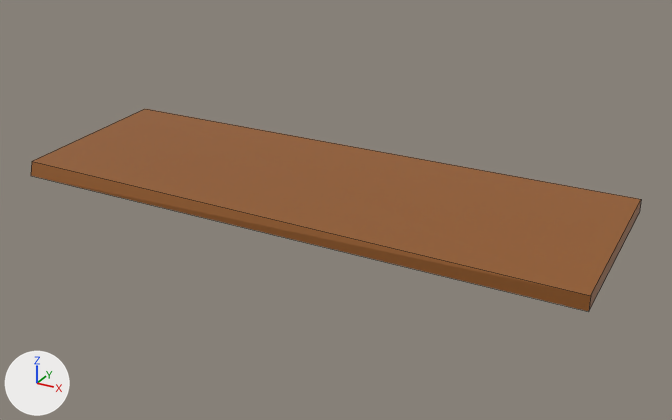
Before and after pictures for a commit that changed the Blender file GI GameJam 2019 copy/Assets/Models/plank.blend.
Both versions are drawn from a 50 mm camera at (11.86, -20.52, 9.7) aimed at (0.56, 0.02, -0.57). The lights are fixed; the arrows at lower left show +X, +Y and +Z. Mesh edges are drawn as thin lines.

The scene before the commit, as lines of its bpy script (objects in view):
```python
me_cube_001 = bpy.data.meshes.new('Cube.001')
me_cube_001.from_pydata(...)  # 8 vertices, 6 faces; spans x -1.01..1.01, y -1.02..1.02, z -1.66..1.66
me_cube_001.materials.append(mat_material_001)  # brown #945a27
# before: 0 (-0.99, -0.98, -0.7) at pixel (31, 161), 1 (-0.99, -1.02, 1.35) at pixel (30, 175), 2 (-1.01, 1.02, -1.35) at pixel (144, 108), 3 (-1.01, 0.98, 0.7), 4 (1.01, -1.0, -0.33) at pixel (590, 295)
# before: 5 (1.01, -0.99, 1.66) at pixel (588, 311), 6 (0.99, 0.99, -1.66) at pixel (641, 199), 7 (0.99, 1.0, 0.33) at pixel (639, 213)
ob_cube = bpy.data.objects.new('Cube', me_cube_001)
ob_cube.location = (0.0, 0.0, 0.0)
ob_cube.scale = (8.14, 2.61, -0.199)
```
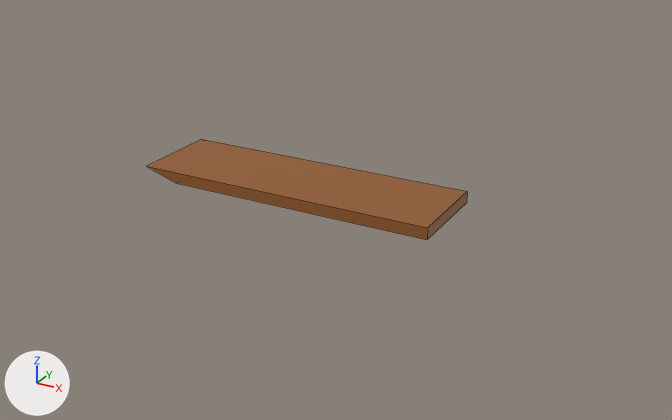
Pixel boxes (x1, y1, x2, y2) of what changed, in the pictures (672 x 420 px):
'Cube', reshaped (47% narrower, 50% shorter)
    before: (31, 109, 641, 311)
    after: (147, 139, 467, 240)

Edits to the bpy script that builds the scene:
```text
Change me_cube_001:
    where me_cube_001.from_pydata(...)  # 8 vertices, 6 faces; spans x -1.01..1.01, y -1.02..1.02, z -1.66..1.66
    used by ob_cube; location = (0.0, 0.0, 0.0); scale = (8.14, 2.61, -0.199)
    verts and faces of me_cube_001; kept vertices keep their numbers, new ones are numbered from 8
    me_cube_001 part 1
    add delete_vertices([*range(0, 8)])  # with the faces that use them
    add verts[8] = (-0.6, -0.5, -0.83)  # pixel (146, 166)
    add verts[9] = (-0.47, -0.5, 0.83)  # pixel (176, 183)
    add verts[10] = (0.47, -0.5, -0.83)  # pixel (427, 227)
    add verts[11] = (0.47, -0.5, 0.83)  # pixel (427, 239)
    add for new, old in zip([*range(12, 16)], [*range(8, 12)]): verts[new] = verts[old] + (0.0, 1.0, 0.0)
    add faces += [(9, 11, 15, 13), (12, 13, 15, 14), (10, 14, 15, 11), (8, 10, 11, 9), (8, 12, 14, 10), (8, 9, 13, 12)]
```
